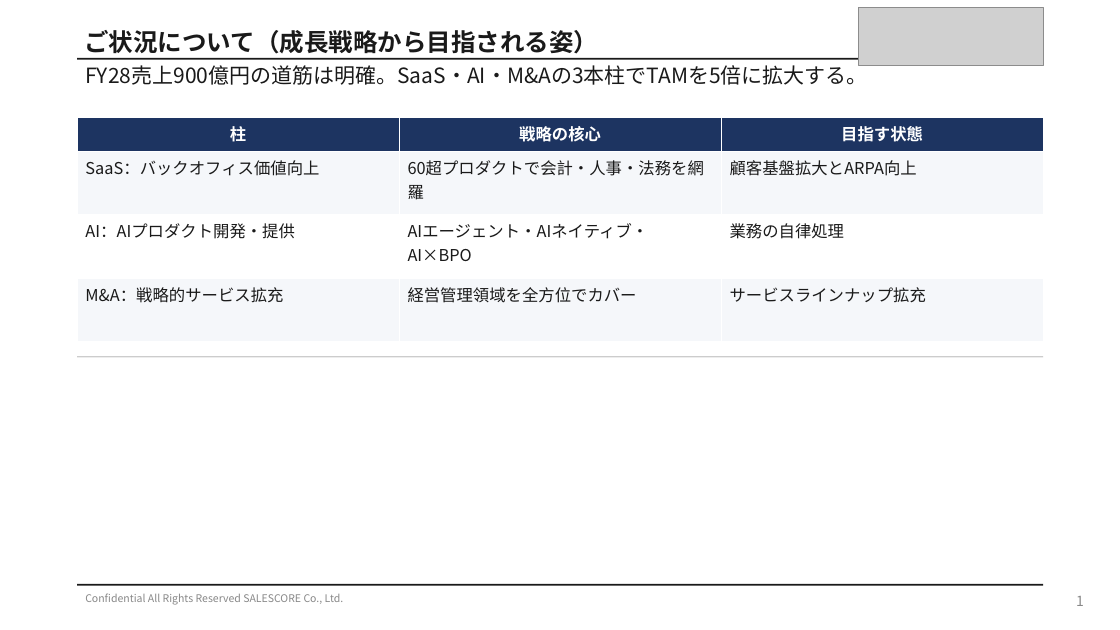
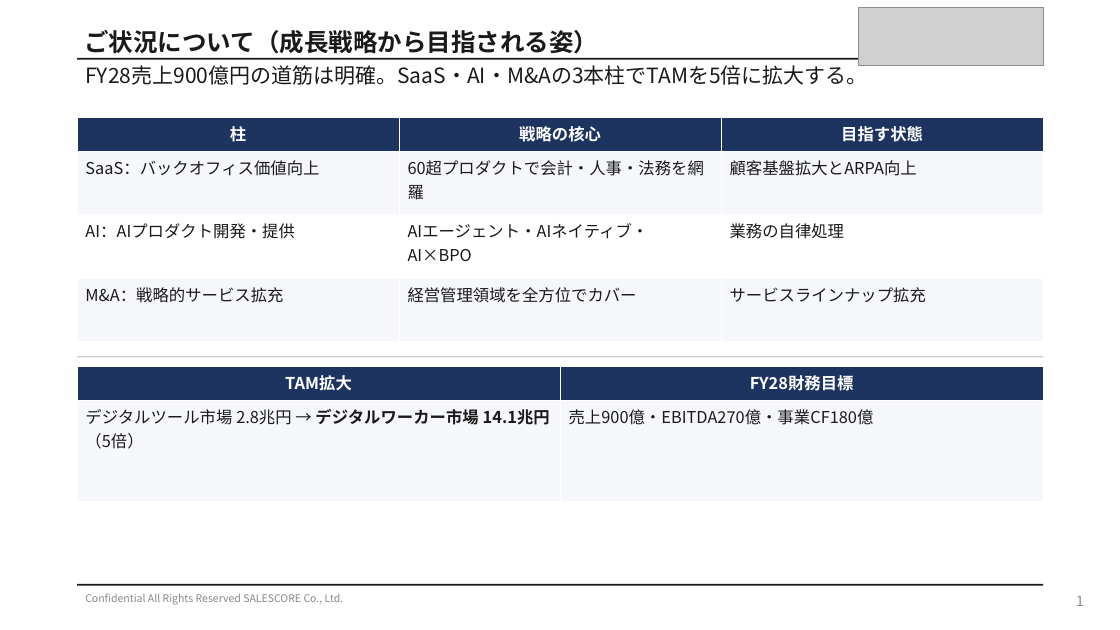
Before and after one commit to shintanagami-netizen/-, a slide deck: slide 1 of slides_p10_p12.pptx. Drawn at 1120x630 pixels with LibreOffice and Linux fonts; fonts in the diff are those of the drawing; grey boxes stand for pictures. Boxes give left, top, right and bottom in pixels: in the first picture for what was removed or moved away, otherwise in the second. Text is boxed around its words. In the diff, an @@ line names an element or a change of style, - is before the commit and + after.

```diff
--- a/slides_p10_p12.pptx
+++ b/slides_p10_p12.pptx
@@ table added at (77,367,1044,502), 2 rows, 2 columns @@
+TAM拡大 | FY28財務目標
+デジタルツール市場 2.8兆円 → デジタルワーカー市場 14.1兆円（5倍） | 売上900億・EBITDA270億・事業CF180億
```
Also in this commit, not shown: 2 other slides changed, 1 other file.
